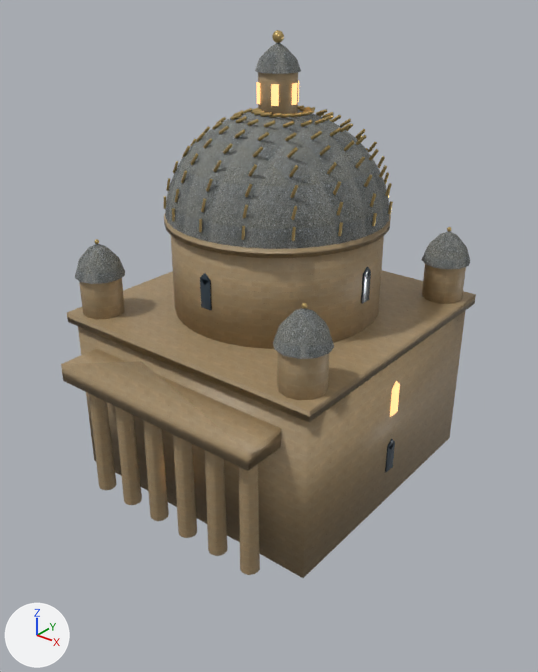
The glTF model game/voxario/Eryndor/Assets/Models/valoria/city/dome_hall.glb, before and after one commit.
Camera for both pictures: a camera (50 mm lens) standing at (33.4, -42.7, 37.2) and looking at (0.8, -2.0, 11.9). The lights are fixed; the arrows at lower left show +X, +Y and +Z. The picture after the commit comes second. Vertices at exactly the same position are counted once.

Names of what the first picture shows: 'dome_hall'.
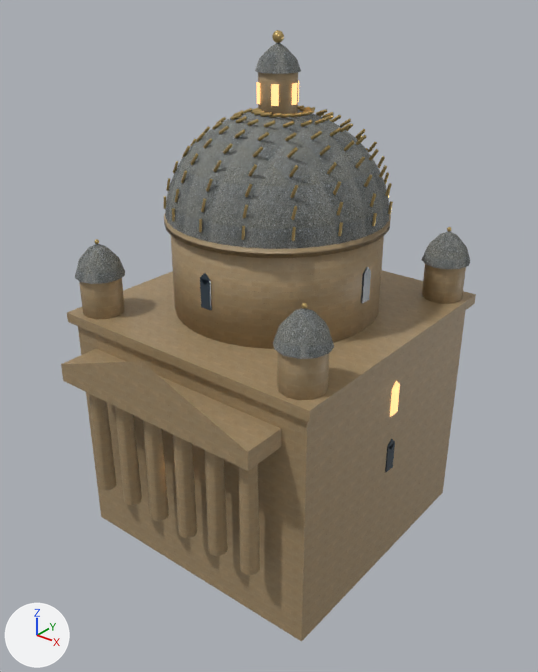
Boxes [x1, y1, x2, y2] around the edits, measured in the pictures (538 x 672 px; the box of a moved part takes in the faces that stretch with it):
'dome_hall', reshaped, shading changed (12% taller): before [61, 30, 476, 578]; after [61, 30, 476, 642]
part 1 of me_dome_hall, moved or reshaped: before [78, 311, 465, 578]; after [78, 311, 465, 642]
part 2 of me_dome_hall, shading changed: before [61, 267, 476, 578]; after [61, 267, 476, 642]
part 3 of me_dome_hall, shading changed: [248, 429, 281, 471] in both

Edits to the bpy script that builds the scene:
```text
Change me_dome_hall:
    used by ob_dome_hall; location = (0.0, 0.0, 0.0)
    before: 0 (11.0, 11.0, 0.0) at pixel (449, 437), 3 (11.0, -11.0, 0.0) at pixel (303, 578), 4 (-11.0, -11.0, 0.0) at pixel (94, 460), 7 (-11.0, 11.0, 0.0)
    remove me_dome_hall.from_pydata(...)  # 2995 vertices, 5105 faces; spans x -11.5..11.5, y -14.3..11.5, z 0.0..33.8
    add me_dome_hall.from_pydata(...)  # 2995 vertices, 5105 faces; spans x -11.5..11.5, y -14.3..11.5, z -6.0..33.8
    me_dome_hall part 1
    add for i in [0, 3, 4, 7]: me_dome_hall.vertices[i].co += Vector((0.0, 0.0, -6.0))
    me_dome_hall part 2: 310 of the faces centred in x -11.5..11.5, y -14.3..11.5, z 2.8..18.6 are now shaded flat
    me_dome_hall part 3: 2 of the faces centred in x 9.0, y -13.2..-12.0, z 10.4..10.8 are now shaded flat
```
